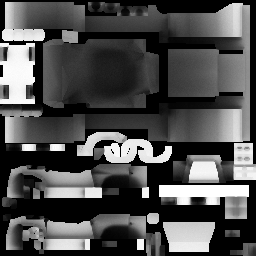
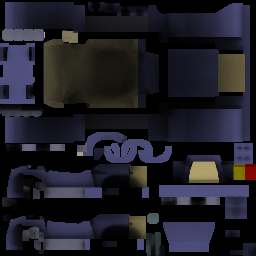
Layered file, before and after one edit (256 x 256). Changes by layer:
removed layer "Pasted Layer" over [0, 2, 256, 256]
painted on "AO" over [0, 2, 256, 256]
painted on "Background" over [146, 164, 256, 255]
